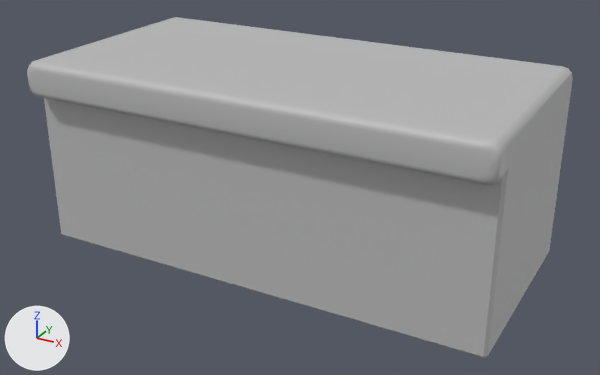
Before and after pictures for a commit that changed the FBX model Assets/Meshes/SM_counter_single.fbx.
Camera for both pictures: a 50 mm lens placed at (0.026, -0.0237, 0.0173), pointed at (0.0104, 0.0047, 0.0031). Lighting does not change. The marker at lower left points along +X, +Y and +Z. Where no turn or scale is listed for an object, it has been applied to the vertices.

The scene before the commit, as lines of its bpy script (objects in view):
```python
me_mesh = bpy.data.meshes.new('Mesh')
me_mesh.from_pydata(...)  # 135 vertices, 132 faces; spans x 0.0..0.02, y 0.0..0.01, z 0.0..0.0084
me_mesh.materials.append(mat_lambert1)  # grey #bcbcbc
ob_polysurface43 = bpy.data.objects.new('polySurface43', me_mesh)
ob_polysurface43.location = (0.0, 0.0, 0.0)
```
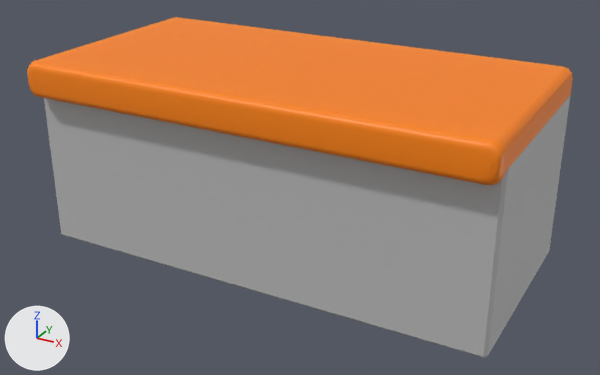
What differs and where, as boxes [x1, y1, x2, y2] in the pictures (600 x 375 px):
part 1 of me_mesh, recoloured (grey to orange)
    both: [27, 17, 573, 185]

The change, as a diff of the scene's bpy script:
```diff
--- a/Assets/Meshes/SM_counter_single.fbx.py
+++ b/Assets/Meshes/SM_counter_single.fbx.py
@@ mat_lambert3 @@
+mat_lambert3 = principled_material('lambert3')
+mat_lambert3.base_color = (1.0, 0.234, 0.0)  # orange #ff8500
@@ me_mesh @@
 me_mesh.from_pydata(...)  # 135 vertices, 132 faces; spans x 0.0..0.02, y 0.0..0.01, z 0.0..0.0084
 # used by ob_polysurface43; location = (0.0, 0.0, 0.0)
+# me_mesh part 1: all 118 faces centred in x 0.0..0.02, y 0.0..0.01, z 0.0068..0.0084 switch from mat_lambert1 (grey #bcbcbc) to mat_lambert3 (orange #ff8500)
```
